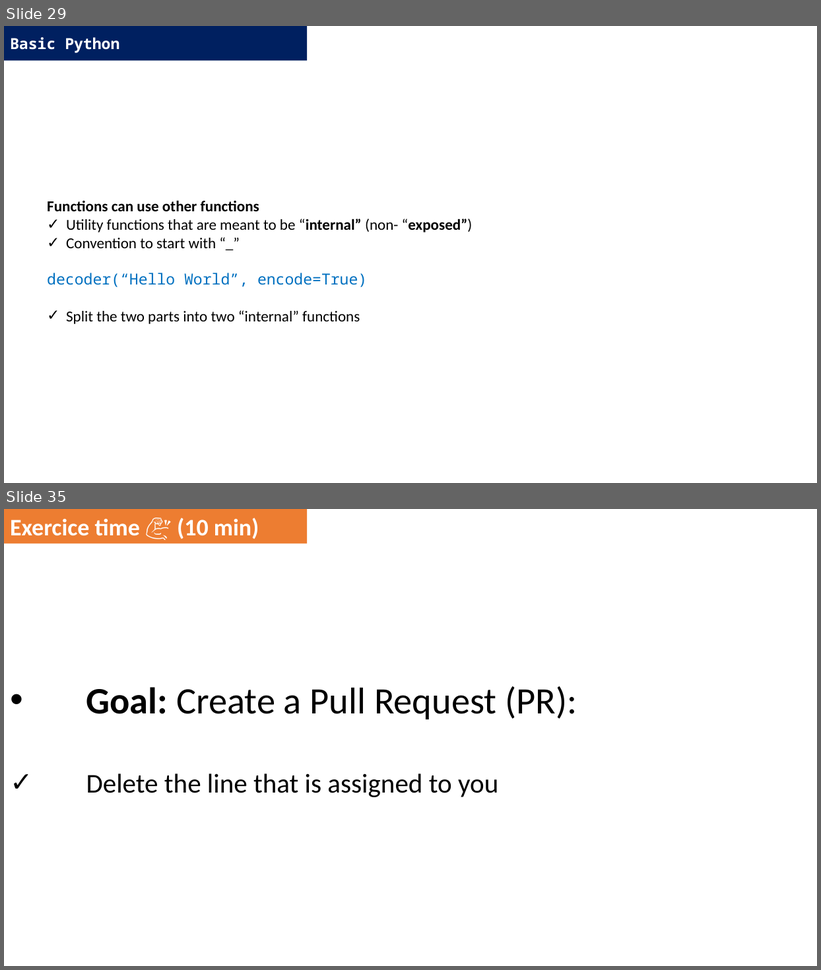
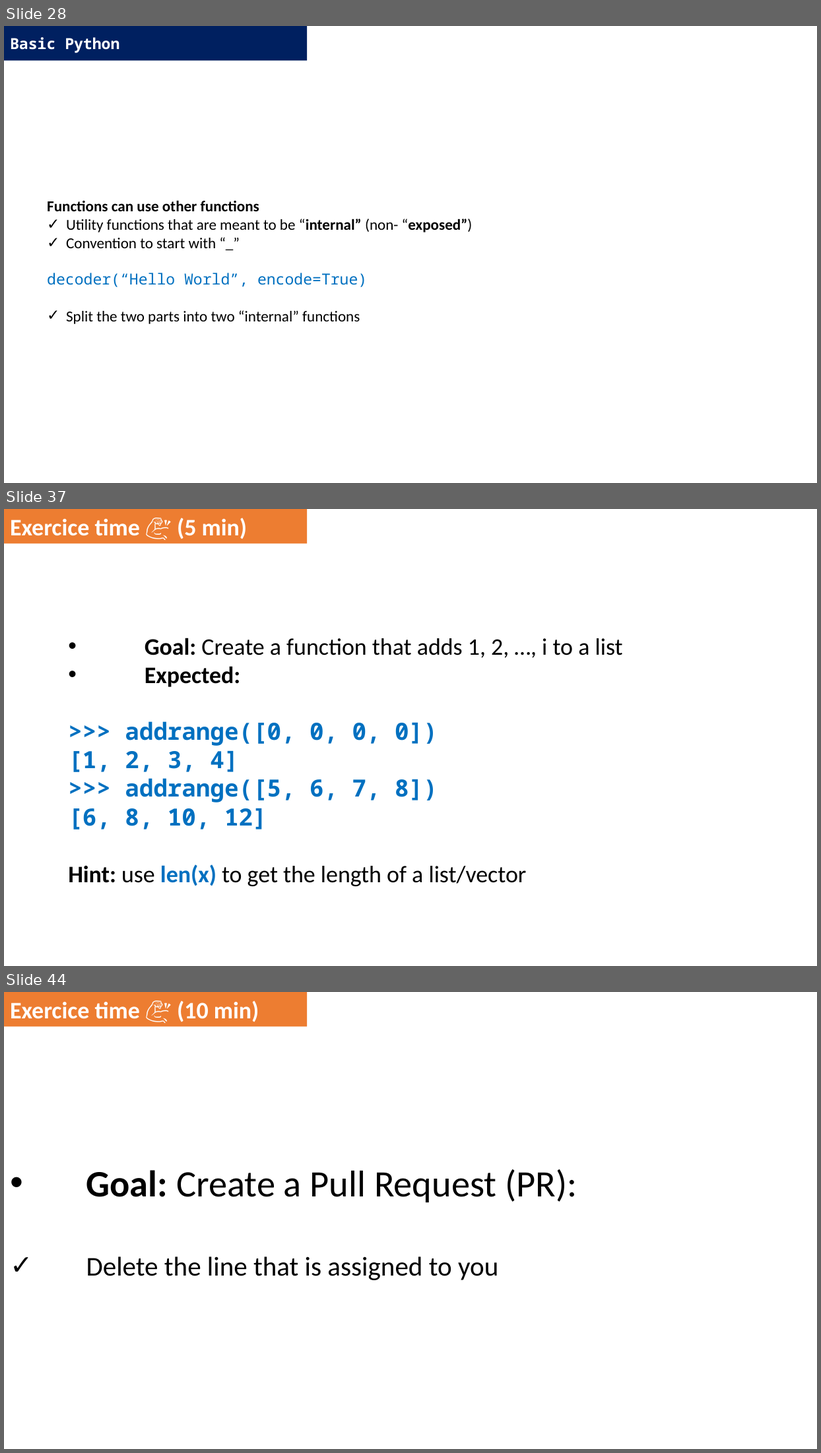
Before and after one commit to DominiqueMakowski/teaching, a slide deck: Python/2022_Zurich/AdvancedPython_2022.pptx. Shown one above the other, each under a label of ours: slides 29 and 35 before the commit, slides 28, 37 and 44 after it; the slides between them are not shown. The pictures are 821x970 and 821x1453 pixels, drawn with LibreOffice and Linux fonts; fonts in the diff are those of the drawing. Boxes give left, top, right and bottom in pixels: in the first picture for what was removed or moved away, otherwise in the second. Text is boxed around its words. In the diff, an @@ line names an element or a change of style, - is before the commit and + after.

```diff
--- a/Python/2022_Zurich/AdvancedPython_2022.pptx
+++ b/Python/2022_Zurich/AdvancedPython_2022.pptx
@@ slide 37 added at [4,509,817,966], background #FFFFFF @@
@@ rectangle added at [4,509,307,544], fill #ED7D31, 28 pt, text #FFFFFF, bold @@
+Exercice time 💪 (5 min)
@@ text added at [68,638,623,887], 28 pt, text #000000, bold @@
+• Goal: Create a function that adds 1, 2, …, i to a list
+• Expected:
+>>> addrange([0, 0, 0, 0])
+[1, 2, 3, 4]
+>>> addrange([5, 6, 7, 8])
+[6, 8, 10, 12]
+Hint: use len(x) to get the length of a list/vector
@@ what was slide 29 is now slide 28 @@
@@ what was slide 35 is now slide 44 @@
```
Also in this commit, not shown: 5 slides changed, 12 other slides added, 5 slides removed.
